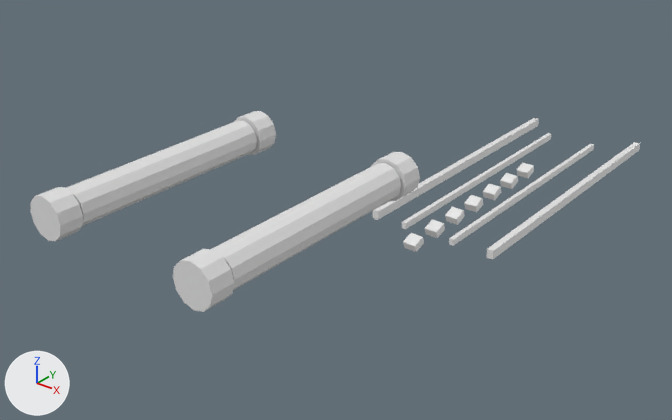
What one commit did to the Blender file art/mantis/mantis_toxic.blend.
Both versions are drawn from a camera (50 mm lens) standing at (0.377, -0.549, 0.318) and looking at (-0.05, -0.015, -0.013). The axes (+X, +Y, +Z) are drawn at lower left. The lights are the same throughout. The older version comes first.

The first picture shows 'Chemical reservoir', 'Chemical reservoir.001', 'Fluid delivery line', 'Fluid delivery line.001', 'Injection channel', 'Injection channel.001', 'Reservoir seal', 'Reservoir seal.001', 'Reservoir seal.002', 'Reservoir seal.003' and 7 more.
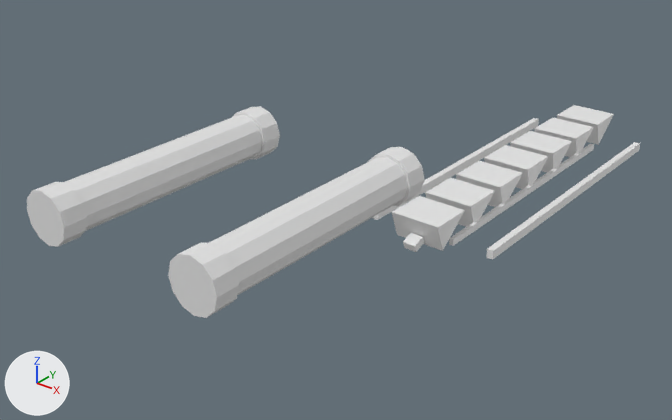
Edits to the bpy script that builds the scene:
```text
Add me_swept_injection_barb_006:
    me_swept_injection_barb_006.from_pydata([(-0.023, 0.325, -0.022), (-0.023, 0.366, -0.022), (-0.023, 0.334, -0.047), (0.023, 0.325, -0.022), (0.023, 0.366, -0.022), (0.023, 0.334, -0.047)], [], [(0, 2, 1), (3, 4, 5), (0, 1, 4, 3), (1, 2, 5, 4), (2, 0, 3, 5)])
Add me_swept_injection_barb_005:
    me_swept_injection_barb_005.from_pydata([(-0.023, 0.275, -0.022), (-0.023, 0.316, -0.022), (-0.023, 0.284, -0.047), (0.023, 0.275, -0.022), (0.023, 0.316, -0.022), (0.023, 0.284, -0.047)], [], [(0, 2, 1), (3, 4, 5), (0, 1, 4, 3), (1, 2, 5, 4), (2, 0, 3, 5)])
Add me_swept_injection_barb_004:
    me_swept_injection_barb_004.from_pydata([(-0.023, 0.225, -0.022), (-0.023, 0.266, -0.022), (-0.023, 0.234, -0.047), (0.023, 0.225, -0.022), (0.023, 0.266, -0.022), (0.023, 0.234, -0.047)], [], [(0, 2, 1), (3, 4, 5), (0, 1, 4, 3), (1, 2, 5, 4), (2, 0, 3, 5)])
Add me_swept_injection_barb_003:
    me_swept_injection_barb_003.from_pydata([(-0.023, 0.175, -0.022), (-0.023, 0.216, -0.022), (-0.023, 0.184, -0.047), (0.023, 0.175, -0.022), (0.023, 0.216, -0.022), (0.023, 0.184, -0.047)], [], [(0, 2, 1), (3, 4, 5), (0, 1, 4, 3), (1, 2, 5, 4), (2, 0, 3, 5)])
Add me_swept_injection_barb_002:
    me_swept_injection_barb_002.from_pydata([(-0.023, 0.125, -0.022), (-0.023, 0.166, -0.022), (-0.023, 0.134, -0.047), (0.023, 0.125, -0.022), (0.023, 0.166, -0.022), (0.023, 0.134, -0.047)], [], [(0, 2, 1), (3, 4, 5), (0, 1, 4, 3), (1, 2, 5, 4), (2, 0, 3, 5)])
Add me_swept_injection_barb_001:
    me_swept_injection_barb_001.from_pydata([(-0.023, 0.075, -0.022), (-0.023, 0.116, -0.022), (-0.023, 0.084, -0.047), (0.023, 0.075, -0.022), (0.023, 0.116, -0.022), (0.023, 0.084, -0.047)], [], [(0, 2, 1), (3, 4, 5), (0, 1, 4, 3), (1, 2, 5, 4), (2, 0, 3, 5)])
Add me_swept_injection_barb:
    me_swept_injection_barb.from_pydata([(-0.023, 0.025, -0.022), (-0.023, 0.066, -0.022), (-0.023, 0.034, -0.047), (0.023, 0.025, -0.022), (0.023, 0.066, -0.022), (0.023, 0.034, -0.047)], [], [(0, 2, 1), (3, 4, 5), (0, 1, 4, 3), (1, 2, 5, 4), (2, 0, 3, 5)])
Change ob_chemical_reservoir:
    ob_chemical_reservoir.scale: (0.0125, 0.0125, 0.075) -> (0.016, 0.016, 0.09)
Change ob_reservoir_seal:
    ob_reservoir_seal.scale: (0.0145, 0.0145, 0.008) -> (0.018, 0.018, 0.008)
Change ob_reservoir_seal_001:
    ob_reservoir_seal_001.scale: (0.0145, 0.0145, 0.008) -> (0.018, 0.018, 0.008)
Change ob_chemical_reservoir_001:
    ob_chemical_reservoir_001.scale: (0.0125, 0.0125, 0.075) -> (0.016, 0.016, 0.09)
Change ob_reservoir_seal_002:
    ob_reservoir_seal_002.scale: (0.0145, 0.0145, 0.008) -> (0.018, 0.018, 0.008)
Change ob_reservoir_seal_003:
    ob_reservoir_seal_003.scale: (0.0145, 0.0145, 0.008) -> (0.018, 0.018, 0.008)
Add ob_swept_injection_barb_006:
    ob_swept_injection_barb_006 = bpy.data.objects.new('Swept injection barb.006', me_swept_injection_barb_006)
    ob_swept_injection_barb_006.location = (0.0, 0.0, 0.0)
Add ob_swept_injection_barb_005:
    ob_swept_injection_barb_005 = bpy.data.objects.new('Swept injection barb.005', me_swept_injection_barb_005)
    ob_swept_injection_barb_005.location = (0.0, 0.0, 0.0)
Add ob_swept_injection_barb_004:
    ob_swept_injection_barb_004 = bpy.data.objects.new('Swept injection barb.004', me_swept_injection_barb_004)
    ob_swept_injection_barb_004.location = (0.0, 0.0, 0.0)
Add ob_swept_injection_barb_003:
    ob_swept_injection_barb_003 = bpy.data.objects.new('Swept injection barb.003', me_swept_injection_barb_003)
    ob_swept_injection_barb_003.location = (0.0, 0.0, 0.0)
Add ob_swept_injection_barb_002:
    ob_swept_injection_barb_002 = bpy.data.objects.new('Swept injection barb.002', me_swept_injection_barb_002)
    ob_swept_injection_barb_002.location = (0.0, 0.0, 0.0)
Add ob_swept_injection_barb_001:
    ob_swept_injection_barb_001 = bpy.data.objects.new('Swept injection barb.001', me_swept_injection_barb_001)
    ob_swept_injection_barb_001.location = (0.0, 0.0, 0.0)
Add ob_swept_injection_barb:
    ob_swept_injection_barb = bpy.data.objects.new('Swept injection barb', me_swept_injection_barb)
    ob_swept_injection_barb.location = (0.0, 0.0, 0.0)
```

Where the change shows, as pixel boxes (x1, y1, x2, y2) in the pictures (672 x 420 px):
'Chemical reservoir.001', rescaled
    before: (212, 163, 401, 290)
    after: (209, 157, 408, 295)
'Chemical reservoir', rescaled
    before: (66, 120, 257, 226)
    after: (65, 115, 263, 231)
'Reservoir seal.002', rescaled (16% wider, 19% taller)
    before: (173, 249, 234, 312)
    after: (168, 243, 239, 318)
'Reservoir seal', rescaled (13% wider, 20% taller)
    before: (30, 187, 83, 241)
    after: (27, 182, 87, 247)
'Swept injection barb', added
    after: (392, 196, 465, 251)
'Swept injection barb.001', added
    after: (425, 177, 495, 227)
'Swept injection barb.002', added
    after: (456, 161, 523, 207)
'Reservoir seal.003', rescaled (16% wider, 20% taller)
    before: (371, 152, 420, 201)
    after: (368, 147, 425, 206)
'Swept injection barb.003', added
    after: (484, 145, 548, 189)
'Reservoir seal.001', rescaled (12% wider, 20% taller)
    before: (234, 111, 276, 155)
    after: (233, 106, 280, 159)
'Swept injection barb.004', added
    after: (510, 131, 572, 172)
'Swept injection barb.005', added
    after: (534, 118, 594, 157)
'Swept injection barb.006', added
    after: (557, 105, 614, 145)
'Injection channel', unchanged, covered by the edit
    before: (402, 133, 552, 229)
